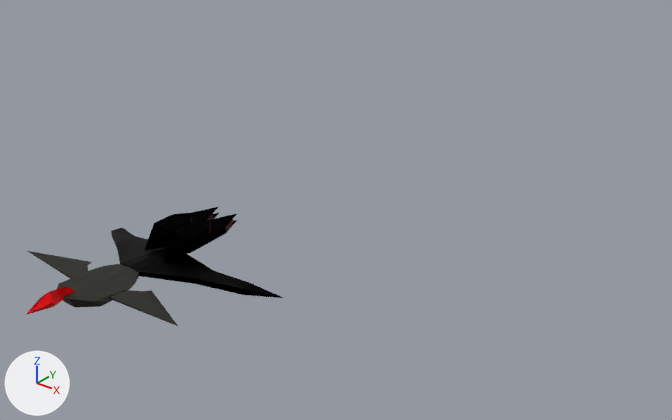
One commit to the Blender file fighter planes.blend: the scene before it, then after it.
Rendered twice from a camera (50 mm lens) standing at (4.36, -2.06, 3.94) and looking at (-0.17, 3.6, 0.43). Every picture has the same lights, and +X, +Y and +Z are marked at lower left.

In view in the first picture: 'engine(enemy)', 'engine(enemy).001', 'retract wing', 'wing.002', 'wing.003'.
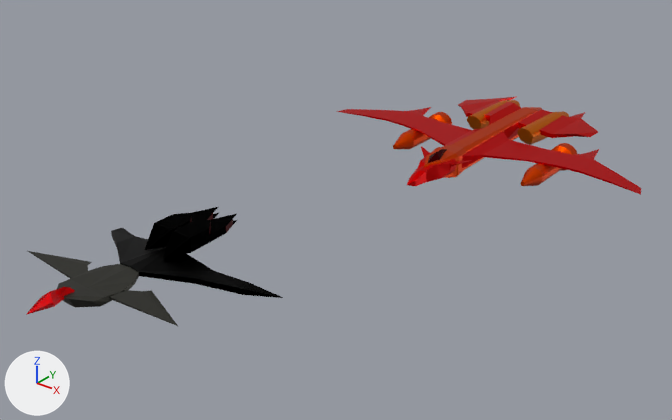
Diff of the bpy script that builds the scene:
```diff
--- a/fighter planes.blend.py
+++ b/fighter planes.blend.py
@@ ob_cockpit @@
 ob_cockpit.rotation_euler = (0.0, 1.571, 0.0)  # degrees (0, 90, 0)
-ob_cockpit.hide_set(True)  # its collection is switched off
@@ ob_wing @@
 _m = ob_wing.modifiers.new('Mirror', 'MIRROR')
 _m.use_axis = (False, False, True)
-ob_wing.hide_set(True)  # its collection is switched off
@@ ob_engine_001 @@
 _m = ob_engine_001.modifiers.new('Mirror', 'MIRROR')
 _m.merge_threshold = 0.0
-ob_engine_001.hide_set(True)  # its collection is switched off
@@ ob_back_wing @@
 _m = ob_back_wing.modifiers.new('Mirror', 'MIRROR')
 _m.merge_threshold = 0.0
-ob_back_wing.hide_set(True)  # its collection is switched off
@@ ob_back_engine @@
 _m = ob_back_engine.modifiers.new('Mirror', 'MIRROR')
 _m.use_axis = (False, False, True)
-ob_back_engine.hide_set(True)  # its collection is switched off
@@ ob_head @@
 ob_head.rotation_euler = (0.0, 1.571, 0.0)  # degrees (0, 90, 0)
-ob_head.hide_set(True)  # its collection is switched off
@@ ob_body_001 @@
 ob_body_001.rotation_euler = (0.0, 1.571, 0.0)  # degrees (0, 90, 0)
-ob_body_001.hide_set(True)  # its collection is switched off
```

Pixel boxes (x1, y1, x2, y2) of what changed, in the pictures (672 x 420 px):
'wing', shown (red)
    after: (336, 107, 641, 195)
'back wing', shown (red)
    after: (458, 97, 598, 140)
'body.001', shown
    after: (423, 107, 542, 178)
'engine.001', shown
    after: (393, 112, 577, 186)
'back engine', shown
    after: (467, 100, 569, 145)
'head', shown (red)
    after: (407, 147, 471, 186)
'cockpit', shown
    after: (428, 149, 447, 163)
